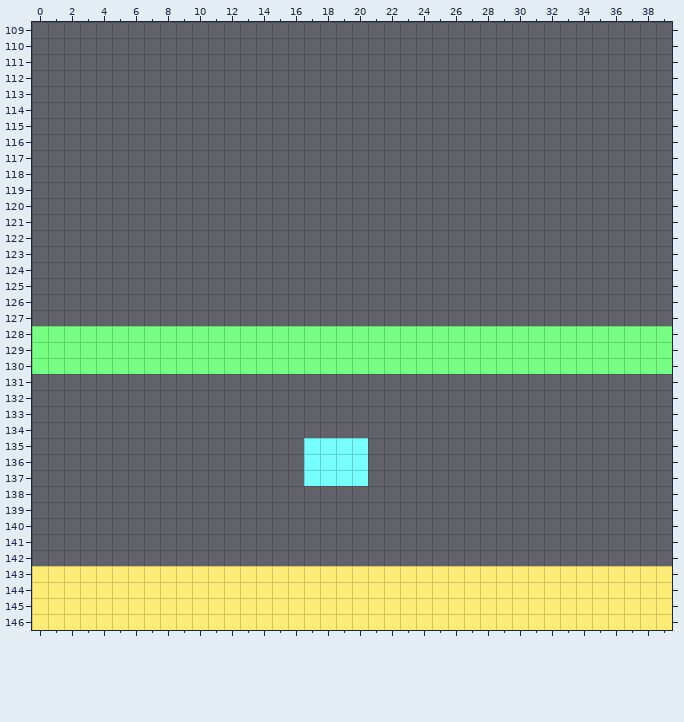
Two states of a Tiled map, LudumDare35/LudumDare35/assets/images/levels/level1/map2.tmx. The first picture shows the starting point.
Cells are 16x16 px. Shown: x 0..39, y 109..146.
After the commit:
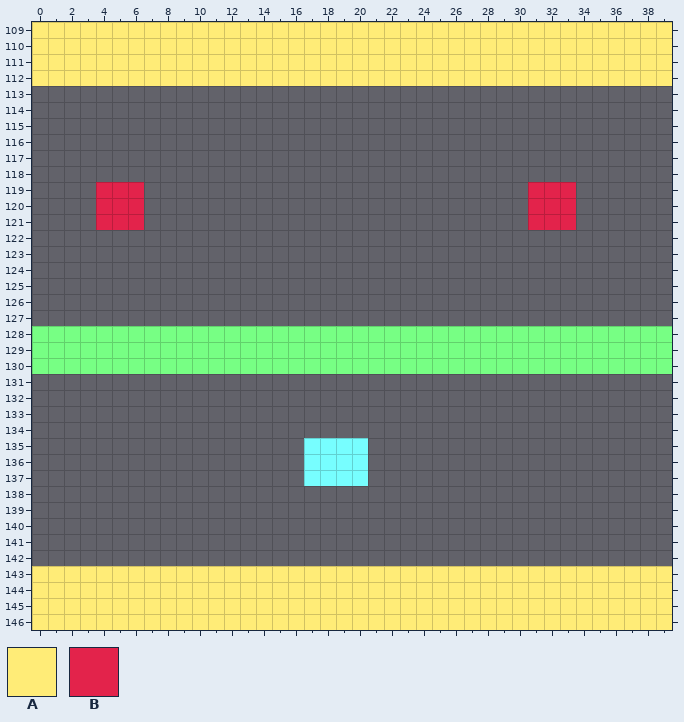
Key: from "tileset": A 0, B 3.
_ is an empty cell.
Objects are placed by their top-left corner, in cells (3,4 is the top-left corner of cell 3,4); size is 1x1 cell unless given.
Difference:
Layer "green":
y 109..112: x 0..39 ________________________________________ -> AAAAAAAAAAAAAAAAAAAAAAAAAAAAAAAAAAAAAAAA
Layer "enemy" (added):
added: B at 31,119 size 3x3
added: B at 4,119 size 3x3
Changed places in both pictures, as pixel boxes (x1, y1, x2, y2):
added: (32, 22, 672, 86)
added: (96, 182, 144, 230)
added: (528, 182, 576, 230)
